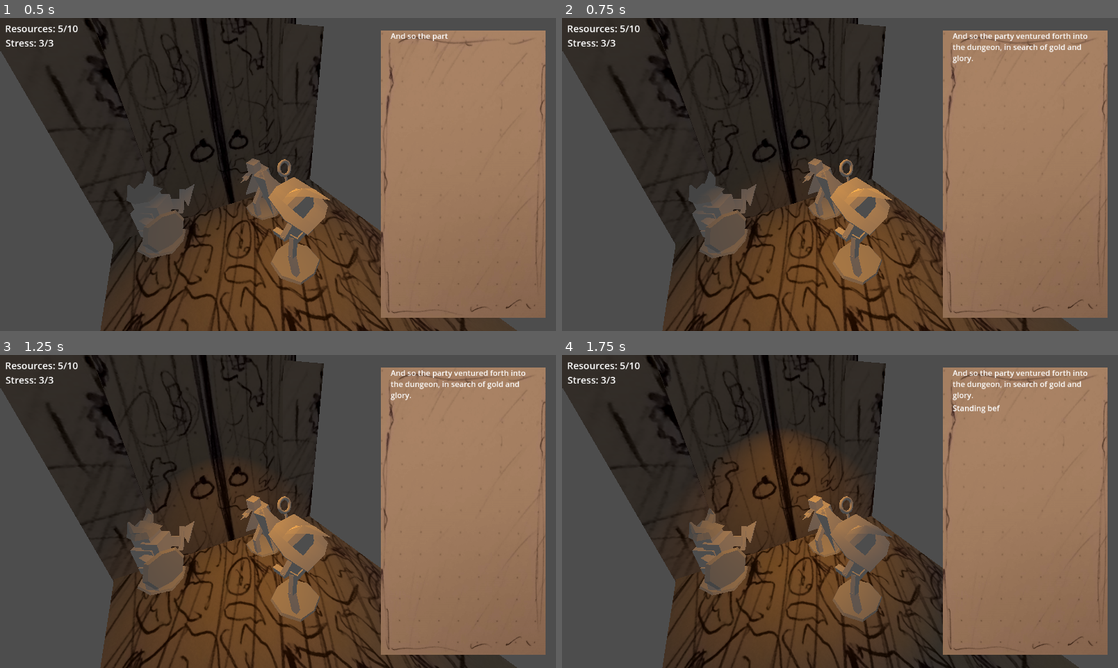
Above: before the commit, frames 1-4 (two rows, left to right).
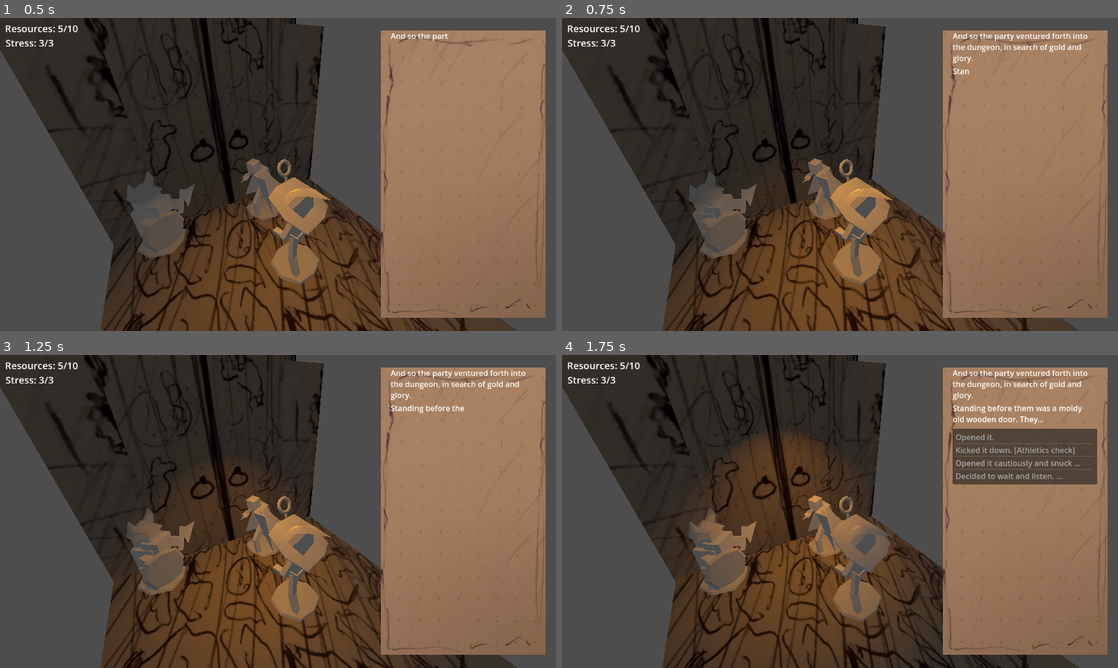
Above: after the commit, the same moments.

Repository: Jollista/Brackeys-Jam-2024.1
Game: Godot game, scene res://Dialogue/TestScene/3d_test_scene.tscn
Same seed, same stepped clock (60 frames per second), same inputs: the game is played once before the commit and once after it. The project has no main scene, so this scene is started directly.
Inputs (mouse positions are in pixels of both pictures, inside the frame that each line leads up to):
- Up to frame 1 (0.5 s): no input
- Up to frame 2 (0.75 s): move the mouse to (962, 158) at 0.52 s; click (962, 158) at 0.6 s
- Up to frame 3 (1.25 s): no input
- Up to frame 4 (1.75 s): move the mouse to (728, 527) at 1.27 s; click (728, 527) at 1.35 s

Frame 1 is identical in both runs. In frame 2, less than 0.1% of the frame differs, in the area x 70-74%, y 16-18%; in frame 3, 0.1%; in frame 4, 4.9%, in the area x 70-97%, y 16-42%.

Commit message:
Added autoplay back in, added a choice before every combat that just progresses to the next dialogue dict with the combat tag in it

Diff:
--- a/Dialogue/DialogueCanvas.gd
+++ b/Dialogue/DialogueCanvas.gd
@@ -56,7 +56,7 @@
 
 func _process(_delta):
 	# allows player to skip dialogue animation
-	if active and Input.is_action_just_pressed("interact"):
+	if active and (Input.is_action_just_pressed("interact") or finished):
 		if finished: # go to next line
 			next_line()
 		else: # skip dialogue animation and stop sounds
--- a/Dialogue/JSONs/encounter1.json
+++ b/Dialogue/JSONs/encounter1.json
@@ -26,7 +26,8 @@
 
 	{
 		"Label":"BASIC COMBAT",
-		"Text":"Opening the door, the party saw goblins on the other side. Fangs and claws as sharp as the blades they carried. A combat began."
+		"Text":"Opening the door, the party saw goblins on the other side. Fangs and claws as sharp as the blades they carried. A combat began.",
+		"Choices":[{"Text":"[Continue.]"}]
 	},	{"Combat":"PCs"},
 
 
@@ -45,15 +46,18 @@
 	},
 	{
 		"Label":"ATH SUCC",
-		"Text":"With an expert kick, Magnus managed to break the door off its hinges and send it flying into the room. The goblins inside were caught unawares, allowing the party the perfect opportunity to strike."
+		"Text":"With an expert kick, Magnus managed to break the door off its hinges and send it flying into the room. The goblins inside were caught unawares, allowing the party the perfect opportunity to strike.",
+		"Choices":[{"Text":"[Continue.]"}]
 	},	{"Combat":"PCs"},
 	{
 		"Label":"ATH MIX",
-		"Text":"With an expert kick, Magnus managed to break the d …(205 unchanged characters)… ime to steel themselves for the battle."
+		"Text":"With an expert kick, Magnus managed to break the d …(205 unchanged characters)… ime to steel themselves for the battle.",
+		"Choices":[{"Text":"[Continue.]"}]
 	},	{"Combat":"PCs"},
 	{
 		"Label":"ATH FAIL",
-		"Text":"With an expert kick, Magnus managed to break the d …(243 unchanged characters)… o his attention when they struck first."
+		"Text":"With an expert kick, Magnus managed to break the d …(243 unchanged characters)… o his attention when they struck first.",
+		"Choices":[{"Text":"[Continue.]"}]
 	},	{"Combat":"Monsters"},
 
 
@@ -91,7 +95,8 @@
 	},
 	{
 		"Label":"STEALTH FAIL",
-		"Text":"They blended in with the shadows, and snuck into the room. Unfortunately, goblins could see well in the dark. They were expecting these tactics from adventurers like the party. They struck first."
+		"Text":"They blended in with the shadows, and snuck into the room. Unfortunately, goblins could see well in the dark. They were expecting these tactics from adventurers like the party. They struck first.",
+		"Choices":[{"Text":"[Continue.]"}]
 	},	{"Combat":"Monsters"},
 
 	{
@@ -101,7 +106,8 @@
 	},
 	{
 		"Label":"SNEAK ATTACK",
-		"Text":"Undetected, the party took position, waited for the perfect moment... and struck."
+		"Text":"Undetected, the party took position, waited for the perfect moment... and struck.",
+		"Choices":[{"Text":"[Continue.]"}]
 	}, {"Combat":"PCs"},
 	{
 		"Label":"SNEAK MAGE",
@@ -125,10 +131,12 @@
 		"Label":"MAGESTEALTH MIX",
 		"Text":"What she lacked in stealth, she made up for in speed. She managed to steal the gold and at least ready herself for the combat that would follow in the wake of her and the party's detection.",
 		"Resource":1,
+		"Choices":[{"Text":"[Continue.]"}]
 	},	{"Combat":"PCs"},
 	{
 		"Label":"MAGESTEALTH FAIL",
 		"Text":"The goblins had keen eyes and--unfortunately for the mage--even keener ears. As soon as she muttered the incantation, the goblins noticed her and the party, attacking without a moment's hesitation.",
+		"Choices":[{"Text":"[Continue.]"}]
 	},	{"Combat":"Monsters"},
 
 
